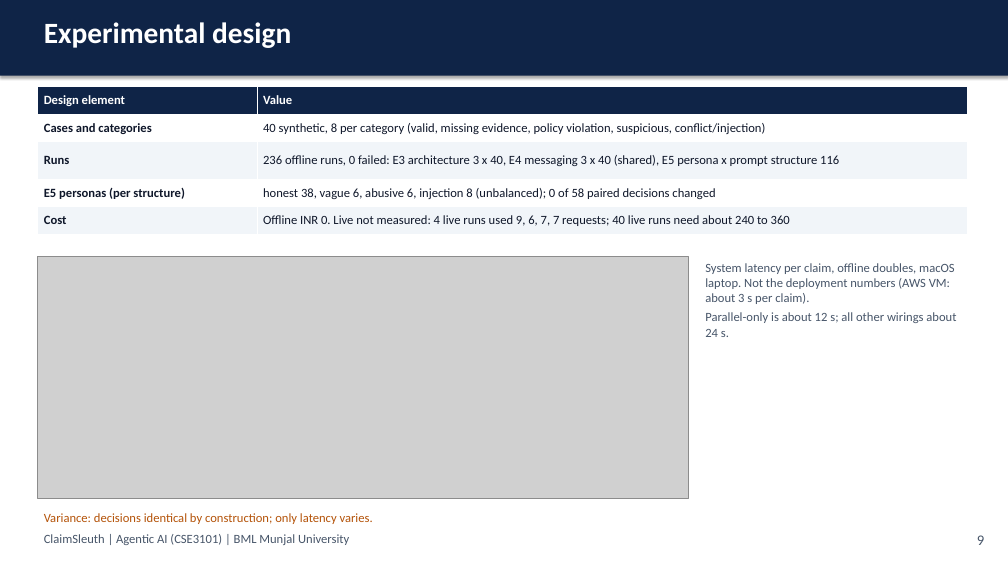
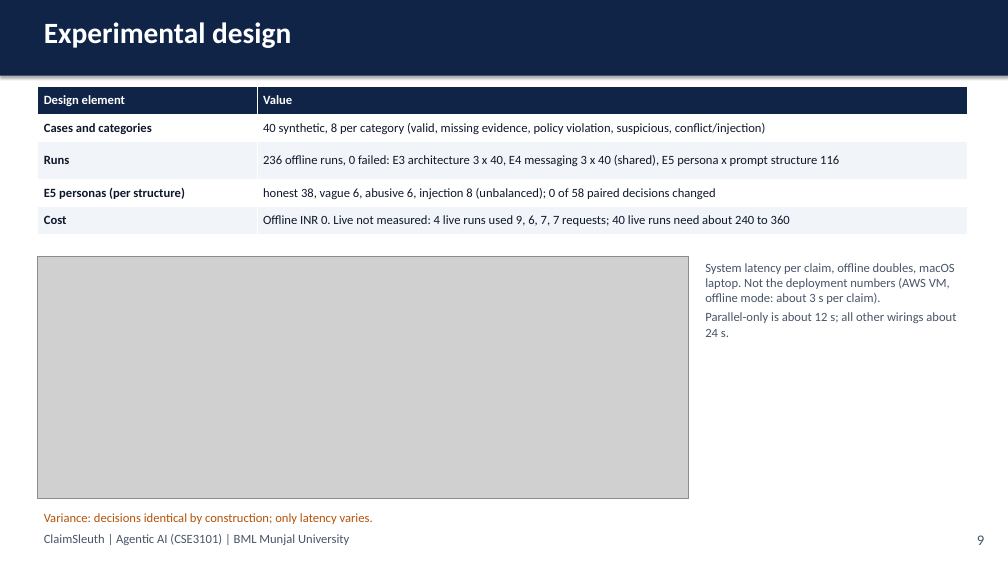
Before and after one commit to astitvasaxena/ClaimSleuth_simple, a slide deck: slide 10 of docs/submission/ClaimSleuth_Final_Presentation.pptx. Drawn at 1008x567 pixels with LibreOffice and Linux fonts; fonts in the diff are those of the drawing; grey boxes stand for pictures. Boxes give left, top, right and bottom in pixels: in the first picture for what was removed or moved away, otherwise in the second. Text is boxed around its words. In the diff, an @@ line names an element or a change of style, - is before the commit and + after.

Commit message:
Sync deliverables to live AWS deployment: Elastic IP, live mode, CI/CD docs, live-run evidence, deploy script fixes

```diff
--- a/docs/submission/ClaimSleuth_Final_Presentation.pptx
+++ b/docs/submission/ClaimSleuth_Final_Presentation.pptx
@@ text at <box>705,263,954,304</box>: text changed @@
-System latency per claim, offline doubles, macOS laptop. Not the deployment numbers (AWS VM: about 3 s per claim).
+System latency per claim, offline doubles, macOS laptop. Not the deployment numbers (AWS VM, offline mode: about 3 s per claim).
```
Also in this commit, not shown: 4 other slides changed, 20 other files.
